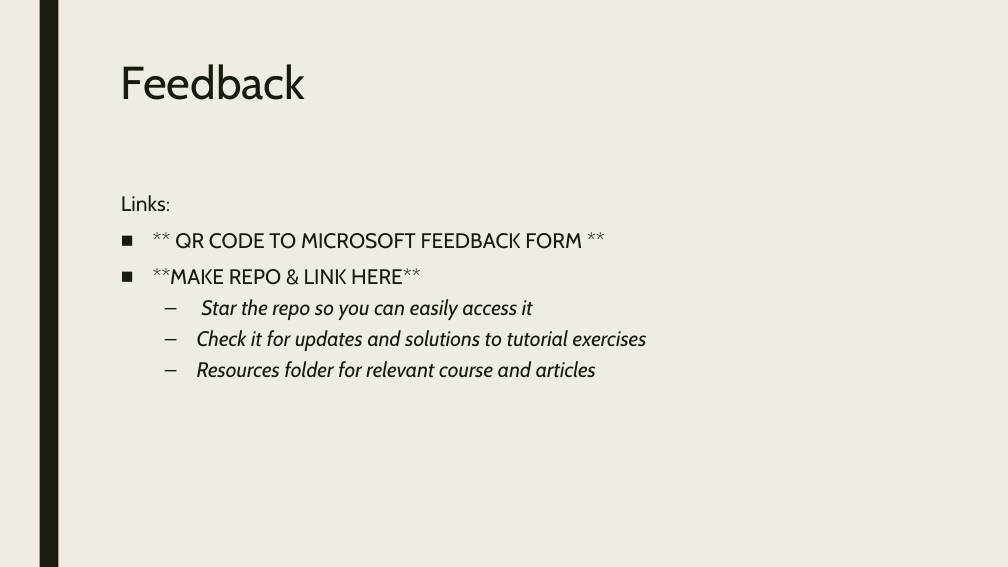
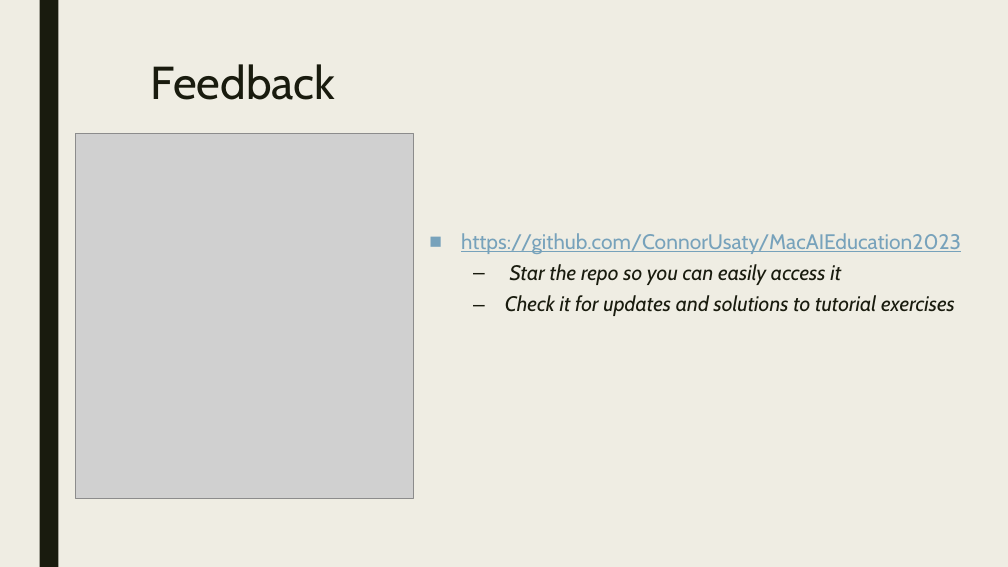
Before and after one commit to ConnorUsaty/MacAIEducation2023, a slide deck: slide 14 of Workshop_Slides/Workshop_1.pptx (slide 13 before the commit). Drawn at 1008x567 pixels with LibreOffice and Linux fonts; fonts in the diff are those of the drawing; grey boxes stand for pictures. Boxes give left, top, right and bottom in pixels: in the first picture for what was removed or moved away, otherwise in the second. Text is boxed around its words. In the diff, an @@ line names an element or a change of style, - is before the commit and + after.

Commit message:
Upload updated slides

```diff
--- a/Workshop_Slides/Workshop_1.pptx
+++ b/Workshop_Slides/Workshop_1.pptx
@@ title "Feedback": place and size @@
-title "Feedback" at [121,64,306,100]
+title "Feedback" at [151,64,336,100]
@@ picture added at [76,133,414,498] @@
@@ text "https://github.com/ConnorUsaty/MacAIEducation2023": place and size @@
-text "https://github.com/ConnorUsaty/MacAIEducation2023" at [121,195,647,378]
+text "https://github.com/ConnorUsaty/MacAIEducation2023" at [461,233,961,316]
@@ text at [461,233,961,254]: text changed; text colour #191B0E to #77A2BB @@
-Links:
-■ ** QR CODE TO MICROSOFT FEEDBACK FORM **
-■ **MAKE REPO & LINK HERE**
+■ https://github.com/ConnorUsaty/MacAIEducation2023
@@ text at [197,361,596,378]: paragraph removed @@
-  – Resources folder for relevant course and articles
```
Also in this commit, not shown: 3 other slides changed, 1 slide added.
